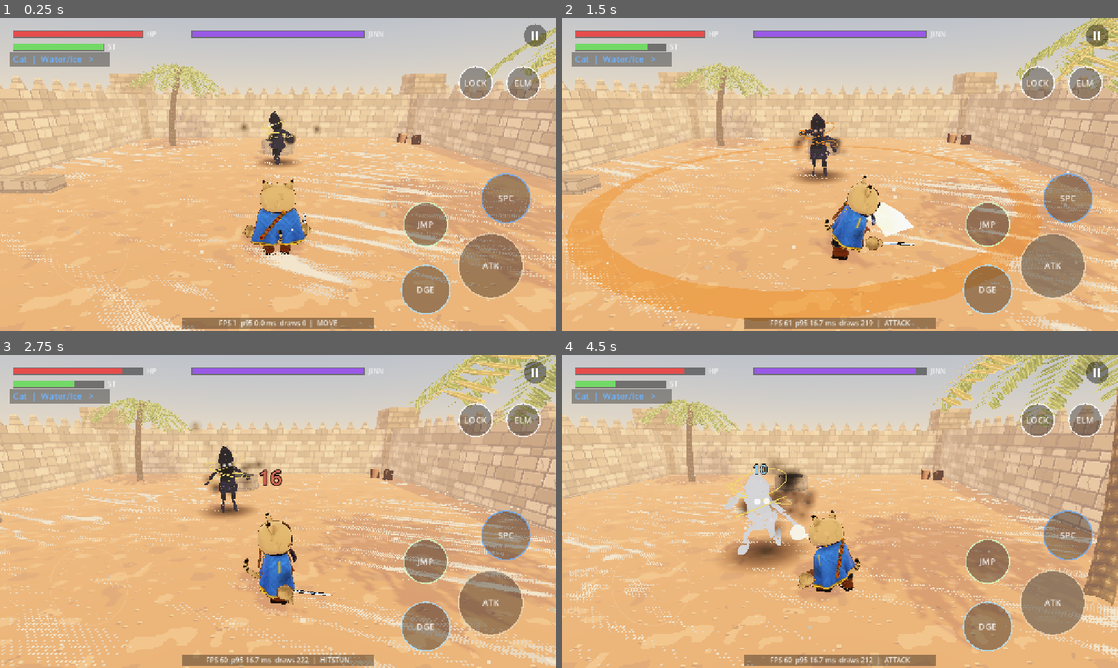
Above: before the commit, frames 1-4 (two rows, left to right).
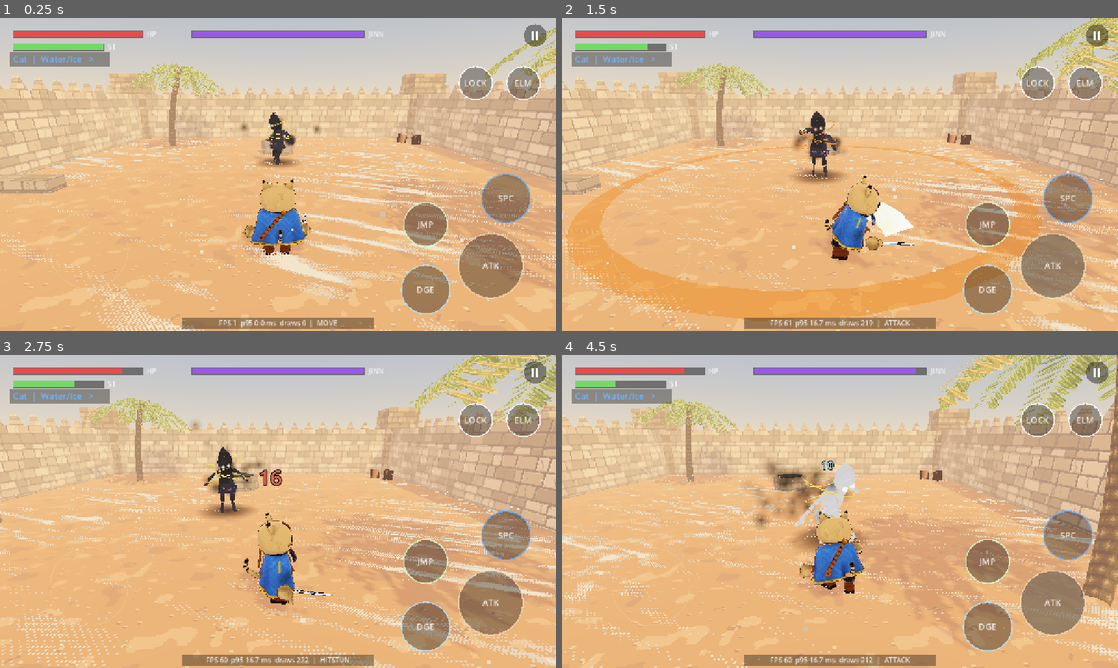
Above: after the commit, the same moments.

Repository: hafid753-rgb/desertgame
Game: Godot game, scene res://game/main.tscn
The game is run twice, just before and just after one commit, with the same random seed, the same clock (stepped at 60 frames per second) and the same inputs.
Inputs (mouse positions are in pixels of both pictures, inside the frame that each line leads up to):
- Up to frame 1 (0.25 s): no input
- Up to frame 2 (1.5 s): tap Enter at 0.5 s; move the mouse to (962, 158) at 0.52 s; hold D (move_right) 0.53-1.25 s; tap F (act) at 0.6 s; click (962, 158) at 0.67 s; tap Space (jump) at 0.77 s; drag from (728, 190) to (812, 237) at 1.27 s
- Up to frame 3 (2.75 s): move the mouse to (333, 442) at 2.02 s; hold D (move_right) from 2.03 s (still down); tap J (attack) at 2.1 s; tap F (act) at 2.3 s
- Up to frame 4 (4.5 s): release D (move_right) at 2.75 s; drag from (812, 574) to (673, 464) at 2.77 s; move the mouse to (1006, 558) at 3.52 s; hold A (move_left) 3.53-4.25 s; tap K (dodge) at 3.6 s; tap Space (jump) at 3.77 s; tap F (act) at 3.8 s; drag from (673, 464) to (756, 433) at 4.27 s

The runs differ from the first frame. In frame 1, 0.2% of the frame differs, in the area x 47-54%, y 29-47%; in frame 2, 0.3%; in frame 3, 0.3%; in frame 4, 15%, in the area x 0-100%, y 0-100%.

Commit message:
Pond planar reflection (Noio's below-camera technique), pixel-dithered
- WaterReflection: mirrored camera renders the REFLECT layer (palms,
  acacias, player) into a full-res transparent SubViewport; skipped when
  the pond is off-screen or far
- pixel_water: samples it at the mirrored screen UV, ripple wobble, water
  tint, ordered dither on world texels; sky keeps the stylised band
- Oasis.reflections toggle; cost measured in ART_NOTES

Co-Authored-By: Claude Opus 5.5 <noreply@anthropic.com>
Claude-Session: https://claude.ai/code/session_01FJKj7YND72GBSTHM8TTJ61

Diff:
--- a/game/shaders/pixel_water.gdshader
+++ b/game/shaders/pixel_water.gdshader
@@ -20,6 +20,11 @@
 uniform vec4 ripples[8];   // world x, z, birth (wind_time), strength (0 = unused)
 uniform float ripple_speed = 1.1;
 uniform float ripple_life = 2.4;
+// planar reflection (WaterReflection): mirrored camera image, sampled at
+// (1 - u, v), wobbled by the ripple bands, dithered on world texels
+uniform sampler2D reflection_tex : source_color, filter_nearest, repeat_disable;
+uniform float reflection_on = 0.0;
+uniform float reflection_strength = 0.55;
 
 varying vec3 wp;
 varying float depth01;
@@ -52,7 +57,20 @@
 	c *= 1.0 + band * 0.07;
 	// stylised reflection toward the horizon
 	float fres = pow(1.0 - clamp(dot(NORMAL, VIEW), 0.0, 1.0), 4.0);
-	c = mix(c, sky.rgb, step(0.6, fres + band * 0.08) * 0.35);
+	if (reflection_on > 0.5) {
+		vec2 ruv = vec2(1.0 - SCREEN_UV.x, SCREEN_UV.y);
+		ruv.x += band * 0.004 + sin(q.y * 11.0 + t * 1.7) * 0.0015;
+		vec4 refl = texture(reflection_tex, ruv);
+		c = mix(c, sky.rgb, step(0.6, fres + band * 0.08) * 0.35);
+		// reflected objects (alpha) take on the water colour, stronger at
+		// grazing angles, through an ordered dither on the world texel grid
+		float k = refl.a * reflection_strength * (0.7 + 0.3 * fres) * (1.0 - band * 0.25);
+		if (k > bayer4(ivec2(cell) + ivec2(1, 2)) * 0.6) {
+			c = mix(c, refl.rgb * vec3(0.7, 0.85, 0.88), 0.75);
+		}
+	} else {
+		c = mix(c, sky.rgb, step(0.6, fres + band * 0.08) * 0.35);
+	}
 	// shoreline foam: an animated band of texels near the edge
 	float f = dd + 0.035 * sin(t * 1.6 + (q.x + q.y) * 6.0);
 	if (f < 0.022 || (f < 0.05 && hash12(cell + floor(t * 2.0)) > 0.6)) {
--- a/game/world/oasis.gd
+++ b/game/world/oasis.gd
@@ -10,6 +10,9 @@
 @export var pond_radius := 4.6
 @export var area_radius := 15.0
 @export var seed_value := 7
+## Planar reflection of palms/acacias/player in the pond (second camera;
+## measured ~+18 % frame time on the arrival view in software rendering).
+@export var reflections := true
 
 var rng := RandomNumberGenerator.new()
 var shore: PackedVector2Array = PackedVector2Array()
@@ -22,6 +25,7 @@
 var _in_water := false
 var _ripple_cd := 0.0
 var _splash: CPUParticles3D
+var reflection: WaterReflection
 
 
 func _ready() -> void:
@@ -42,6 +46,15 @@
 	_build_shrubs()
 	_build_rocks()
 	_build_splash()
+	# palms, acacias and shrub roots reflect in the pond
+	for c in get_children():
+		if c is Node3D and not c is GeometryInstance3D and not c is CPUParticles3D:
+			WaterReflection.tag(c)
+	if reflections:
+		reflection = WaterReflection.new()
+		reflection.material = water_mat
+		reflection.water_y = 0.05
+		add_child(reflection)
 	for c in get_children():
 		if c.has_meta("leaf_count"):
 			leaf_count += int(c.get_meta("leaf_count"))
@@ -259,6 +272,9 @@
 ## Wading: splash + big ring on entry, rings from the legs while moving,
 ## slow rings while standing in the water.
 func _process(delta: float) -> void:
+	if reflection:
+		reflection.centre = global_position
+		reflection.water_y = global_position.y + 0.05
 	var p := get_tree().get_first_node_in_group("player") as Node3D
 	if p == null or water_mat == null:
 		return
--- /dev/null
+++ b/game/world/water_reflection.gd
@@ -0,0 +1,85 @@
+class_name WaterReflection
+extends Node
+## Planar reflection for a pond, the way Noio does it: a second camera,
+## mirrored below the water plane, renders only objects on the REFLECT
+## layer (palms, acacias, the player) over the sky into a full-resolution
+## SubViewport; pixel_water.gdshader samples it at the mirrored screen UV
+## and dithers it onto the water's world texel grid. The ground is never
+## on the REFLECT layer, so no oblique clipping is needed. Rendering is
+## skipped while the pond is off-screen or far away.
+
+const REFLECT_LAYER := 1 << 19   # render layer 20
+
+@export var water_y := 0.05
+@export var max_distance := 60.0
+var centre := Vector3.ZERO
+var material: ShaderMaterial
+var vp: SubViewport
+var cam: Camera3D
+var active := false
+var _tagged_player := false
+
+
+static func tag(node: Node) -> void:
+	for g in node.find_children("*", "GeometryInstance3D", true, false):
+		(g as GeometryInstance3D).layers |= REFLECT_LAYER
+	if node is GeometryInstance3D:
+		(node as GeometryInstance3D).layers |= REFLECT_LAYER
+
+
+func _ready() -> void:
+	vp = SubViewport.new()
+	vp.render_target_update_mode = SubViewport.UPDATE_DISABLED
+	vp.msaa_3d = Viewport.MSAA_DISABLED
+	vp.positional_shadow_atlas_size = 0
+	vp.transparent_bg = true      # alpha marks reflected objects; sky stays stylised
+	add_child(vp)
+	cam = Camera3D.new()
+	cam.cull_mask = REFLECT_LAYER
+	cam.far = max_distance
+	var env := Environment.new()
+	env.background_mode = Environment.BG_CLEAR_COLOR
+	env.ambient_light_source = Environment.AMBIENT_SOURCE_COLOR
+	env.ambient_light_color = Color("82788D")
+	env.ambient_light_energy = 0.75
+	cam.environment = env
+	vp.add_child(cam)
+	if material:
+		material.set_shader_parameter("reflection_tex", vp.get_texture())
+
+
+func _process(_delta: float) -> void:
+	var main_cam := get_viewport().get_camera_3d()
+	if main_cam == null or material == null:
+		return
+	if not _tagged_player:
+		var p := get_tree().get_first_node_in_group("player")
+		if p:
+			tag(p)
+			_tagged_player = true
+	vp.world_3d = get_viewport().world_3d
+	var size := get_viewport().get_visible_rect().size
+	if Vector2(vp.size) != size:
+		vp.size = Vector2i(size)
+	var g := main_cam.global_transform
+	var near := g.origin.distance_to(centre) < max_distance
+	var seen := near and (main_cam.is_position_in_frustum(centre) or g.origin.distance_to(centre) < 12.0)
+	if seen != active:
+		active = seen
+		vp.render_target_update_mode = SubViewport.UPDATE_ALWAYS if seen else SubViewport.UPDATE_DISABLED
+		material.set_shader_parameter("reflection_on", 1.0 if seen else 0.0)
+	if not active:
+		return
+	# Mirror the main camera in the plane y = water_y. A proper (det +1)
+	# camera built with look_at ends up flipped left-right relative to the
+	# true mirror view; the water shader samples at (1 - u, v) to undo it.
+	var pos := g.origin
+	pos.y = 2.0 * water_y - pos.y
+	var fwd := -g.basis.z
+	fwd.y = -fwd.y
+	var up := g.basis.y
+	up.y = -up.y
+	cam.fov = main_cam.fov
+	cam.near = main_cam.near
+	cam.keep_aspect = main_cam.keep_aspect
+	cam.look_at_from_position(pos, pos + fwd, up)
--- a/tools/oasis_shots.gd
+++ b/tools/oasis_shots.gd
@@ -35,6 +35,17 @@
 		["oasis_06_acacia_close", o + Vector3(-8.2, 0.05, -3.6), 2.45, 0.12],
 	]
 	if OS.get_cmdline_user_args().has("probe"):
+		await _probe(o)
+		get_tree().quit()
+		return
+	if OS.get_cmdline_user_args().has("refl"):
+		shots = [shots[1], shots[2], ["oasis_11_reflection", o + Vector3(6.2, 0.05, 2.0), 1.25, -0.2]]
+		for s in shots:
+			_place(s[1], s[2], s[3])
+			await _wait(40)
+			await _shot(str(s[0]) + "_refl")
+		var oz: Oasis = main.get_children().filter(func(c): return c is Oasis)[0]
+		oz.reflection.vp.get_texture().get_image().save_png("user://shots/reflection_buffer.png")
 		await _probe(o)
 		get_tree().quit()
 		return
Binary file added: docs/oasis/oasis_02_pond_refl.png
Not shown, added: docs/oasis/oasis_02_pond_refl.png.import
Binary file added: docs/oasis/oasis_11_reflection_refl.png
Not shown, added: docs/oasis/oasis_11_reflection_refl.png.import
Not shown, changed: export_presets.cfg
Not shown, added: game/world/water_reflection.gd.uid
Not shown, changed: docs/oasis/ART_NOTES.md
